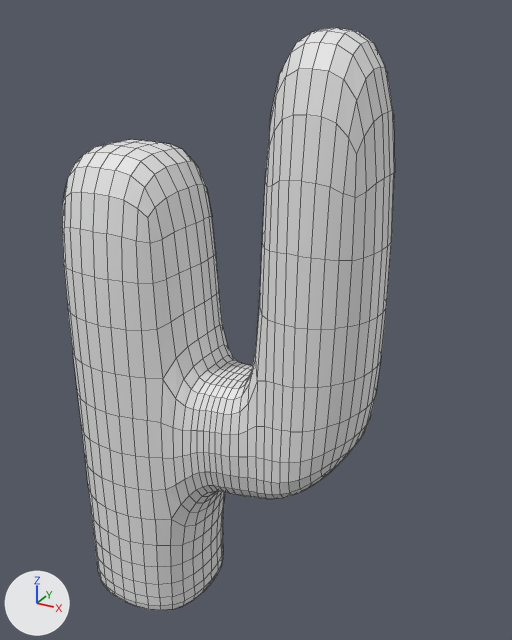
An edit to the Blender file Assets/Models/Blender/Base/cacti/cactus5.blend, drawn before and after from the same camera.
Before and after are seen from a 50 mm lens placed at (1.66, -2.1, 2.45), pointed at (0.46, 0.09, 1.35). Arrows for +X, +Y and +Z are at lower left; the lights stay in place. Mesh edges are drawn as thin lines.
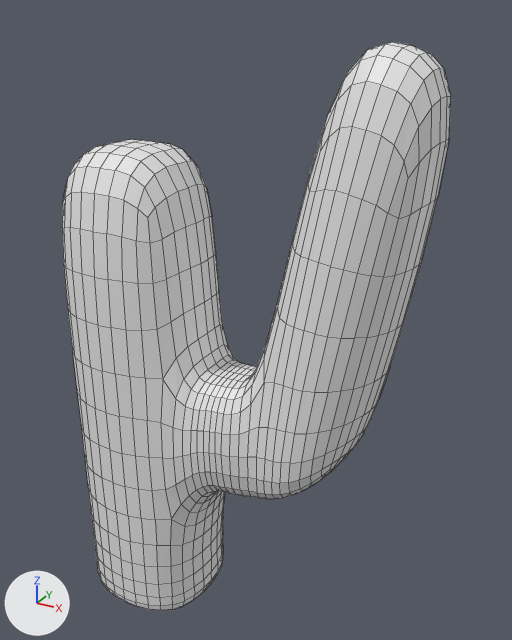
Scene script edits in JSON lines:
```json
{"block": "me_cube_001", "where": "me_cube_001.from_pydata(...)  # 80 vertices, 78 faces; spans x -1.0..3.39, y -1.0..1.0, z 0.0..2.44"}
{"block": "me_cube_001", "where": "# used by ob_cube; location = (0.0, 0.0, 0.0); scale = (0.3, 0.3, 1.0)"}
{"block": "me_cube_001", "change": "me_cube_001 part 1"}
{"op": "set", "path": "me_cube_001.vertices[24].co", "old": "(2.03, 0.61, 2.36)", "new": "(2.77, 0.68, 2.35)"}
{"op": "set", "path": "me_cube_001.vertices[25].co", "old": "(2.03, -0.52, 2.36)", "new": "(2.75, -0.46, 2.36)"}
{"op": "set", "path": "me_cube_001.vertices[26].co", "old": "(3.15, 0.61, 2.36)", "new": "(3.86, 0.65, 2.27)"}
{"op": "set", "path": "me_cube_001.vertices[27].co", "old": "(3.15, -0.52, 2.36)", "new": "(3.84, -0.49, 2.28)"}
{"op": "set", "path": "me_cube_001.vertices[52].co", "old": "(1.78, 0.0, 2.36)", "new": "(2.53, 0.07, 2.38)"}
{"op": "set", "path": "me_cube_001.vertices[53].co", "old": "(3.39, 0.0, 2.36)", "new": "(4.08, 0.03, 2.26)"}
{"op": "set", "path": "me_cube_001.vertices[64].co", "old": "(2.59, 0.91, 2.36)", "new": "(3.33, 0.96, 2.31)"}
{"op": "set", "path": "me_cube_001.vertices[65].co", "old": "(2.59, -0.82, 2.36)", "new": "(3.29, -0.77, 2.32)"}
{"op": "set", "path": "me_cube_001.vertices[66].co", "old": "(2.59, 0.0, 2.44)", "new": "(3.38, 0.06, 2.4)"}
```

Location of each change, (x1, y1, x2, y2) in pixels of the pictures (512 x 640 px; the box of a moved part takes in the faces that stretch with it):
```json
{"object": "Cube", "change": "reshaped", "before": [62, 28, 395, 611], "after": [62, 42, 451, 611], "on screen": "17% wider"}
{"part": 1, "of": "me_cube_001", "change": "moved or reshaped", "before": [256, 28, 395, 388], "after": [264, 42, 451, 393]}
```
